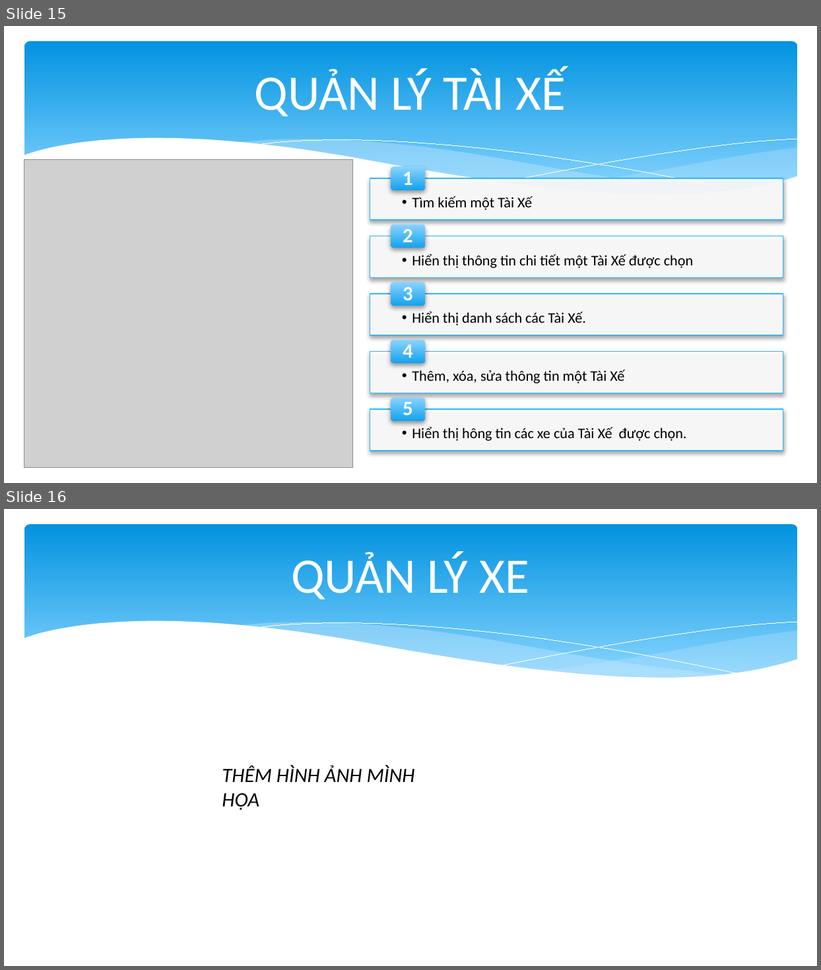
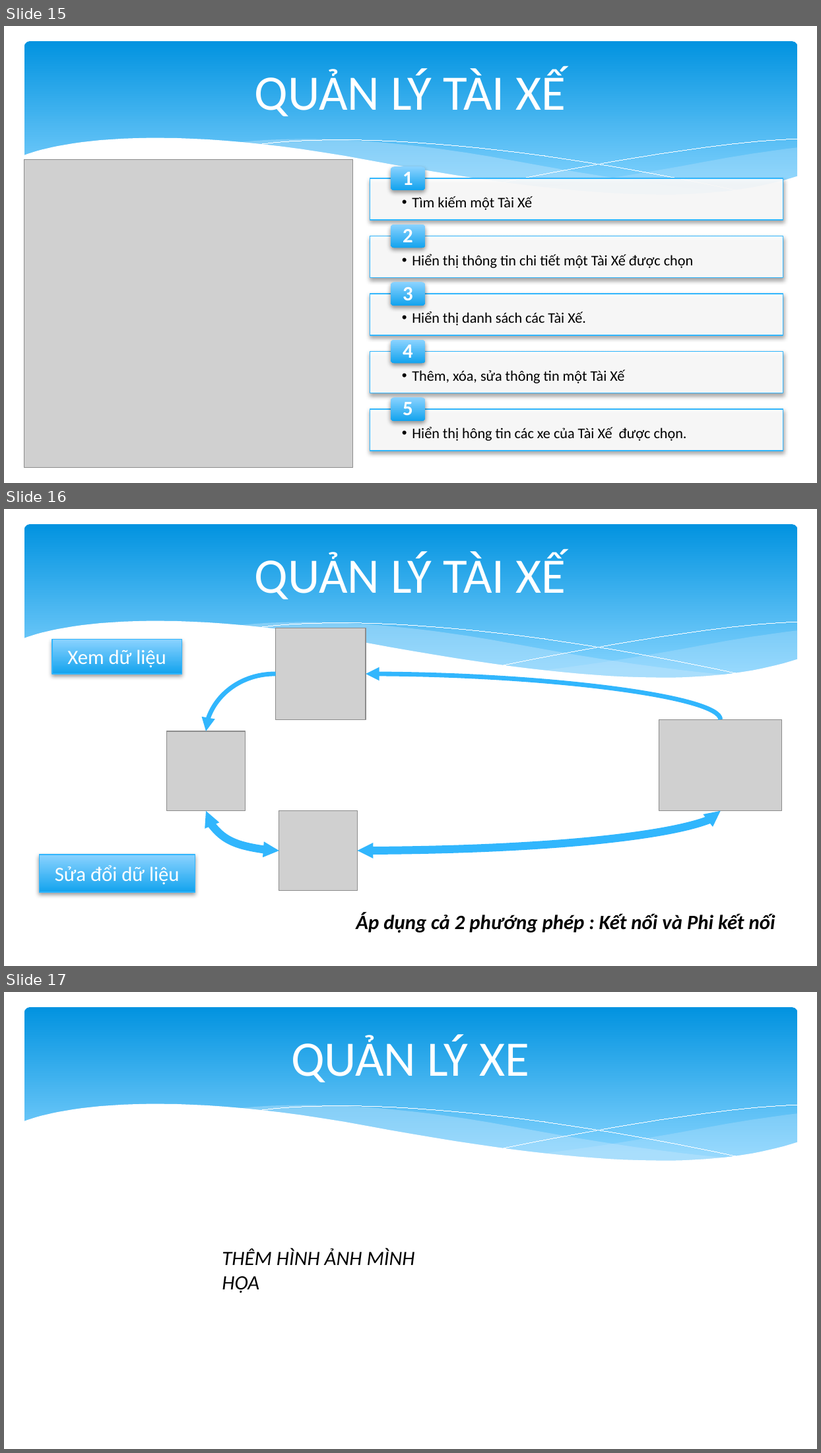
Before and after one commit to quoctrungdh/TaxiApp, a slide deck: BaoCao.pptx. Shown one above the other, each under a label of ours: slides 15 and 16 before the commit, slides 15, 16 and 17 after it. The pictures are 821x970 and 821x1453 pixels, drawn with LibreOffice and Linux fonts; fonts in the diff are those of the drawing; grey boxes stand for pictures. Boxes give left, top, right and bottom in pixels: in the first picture for what was removed or moved away, otherwise in the second. Text is boxed around its words. In the diff, an @@ line names an element or a change of style, - is before the commit and + after.

```diff
--- a/BaoCao.pptx
+++ b/BaoCao.pptx
@@ slide 16 added at bbox=[4, 509, 817, 966], background #FFFFFF; not listed: 6 template elements that a slide beside it also shows @@
@@ title added at bbox=[255, 552, 566, 599], 44 pt, text #FFFFFF @@
+QUẢN LÝ TÀI XẾ
@@ rectangle added at bbox=[52, 639, 182, 674], fill gradient #8CD3FF to #14A2EF, outline #31B6FD 0.75 pt, 18 pt, text #FFFFFF @@
+Xem dữ liệu
@@ curved arrow added from (275, 674) to (206, 731), #31B6FD 4 pt @@
@@ curved arrow added from (720, 720) to (366, 674), #31B6FD 4 pt @@
@@ curved double arrow added from (279, 852) to (206, 811), #31B6FD 7 pt @@
@@ group added at bbox=[166, 628, 782, 891]: 4 pictures @@
@@ curved double arrow added from (720, 811) to (358, 852), #31B6FD 7 pt @@
@@ rectangle added at bbox=[39, 855, 195, 892], fill gradient #8CD3FF to #14A2EF, outline #31B6FD 0.75 pt, 18 pt, text #FFFFFF @@
+Sửa đổi dữ liệu
@@ text added at bbox=[356, 912, 776, 933], 18 pt, text #000000, bold, italic @@
+Áp dụng cả 2 phướng phép : Kết nối và Phi kết nối
@@ what was slide 16 is now slide 17 @@
```
Also in this commit, not shown: 2 slides changed, 3 other slides added, 1 slide removed.
